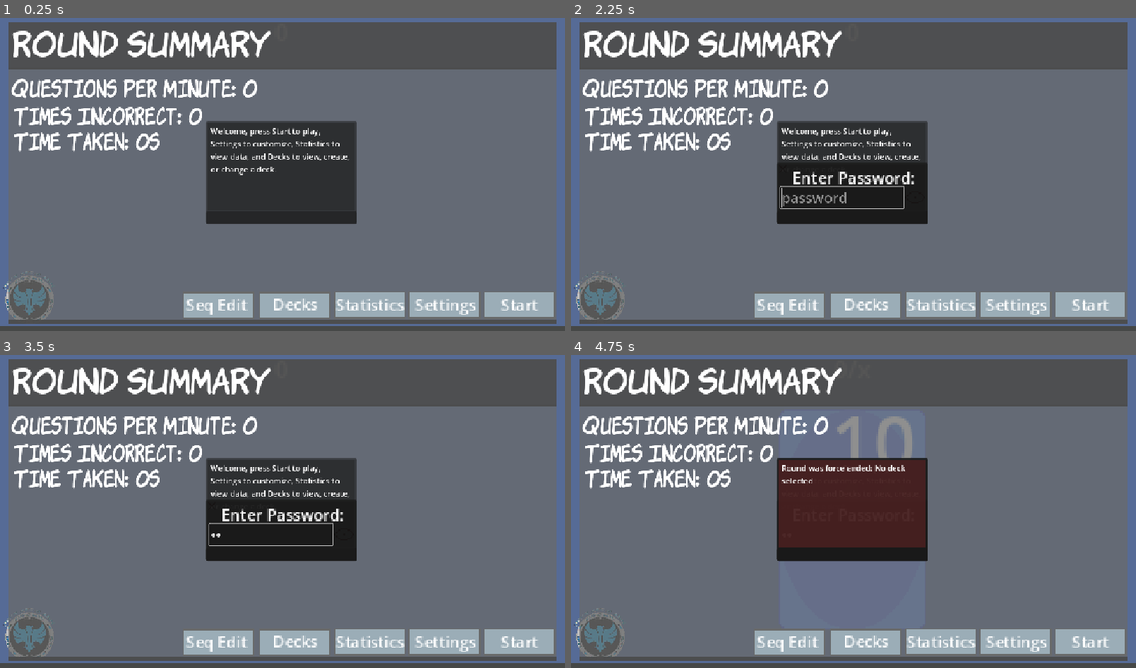
Above: before the commit, frames 1-4 (two rows, left to right).
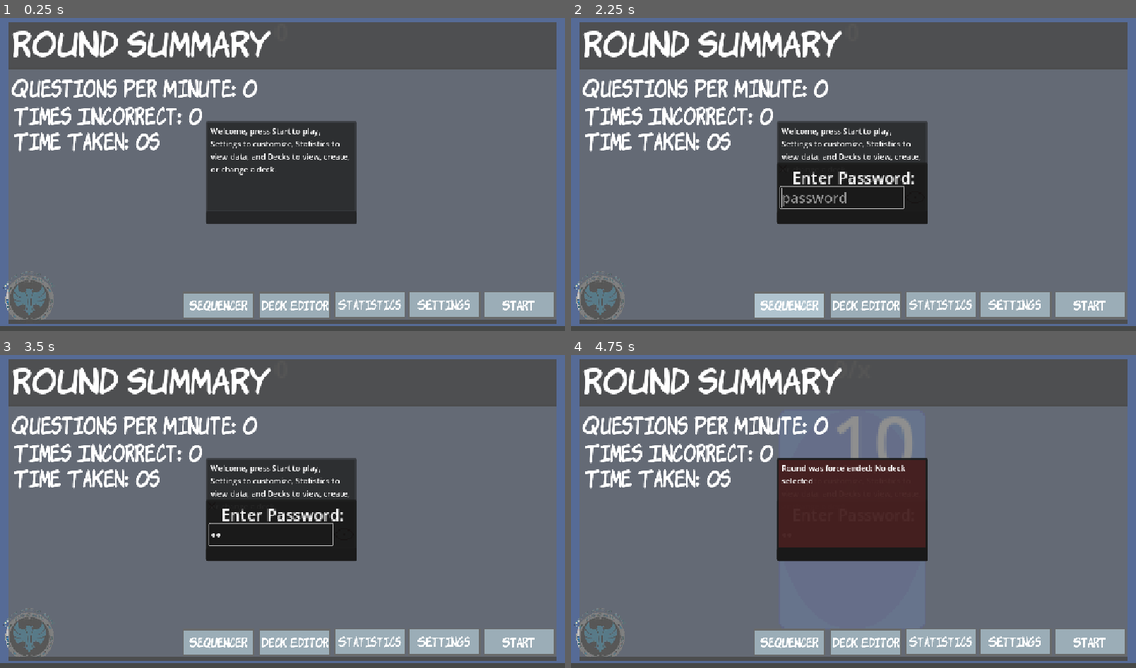
Above: after the commit, the same moments.

Repository: 255-Ping/Flashcards
Game: Godot game, scene res://Scenes/flash_card_control.tscn
The game is run twice, just before and just after one commit, with the same random seed, the same clock (stepped at 60 frames per second) and the same inputs.
Inputs (mouse positions are in pixels of both pictures, inside the frame that each line leads up to):
- Up to frame 1 (0.25 s): no input
- Up to frame 2 (2.25 s): click "Decks" (after the commit: "Deck Editor") at 0.5 s; click (842, 196) at 1.27 s; type "12" at 1.35 s; click "Seq Edit" (after the commit: "Sequencer") at 2 s
- Up to frame 3 (3.5 s): click (271, 533) at 2.77 s; type "12" at 2.85 s
- Up to frame 4 (4.75 s): click "Start" at 3.5 s; click "Start" at 4.25 s

The runs differ from the first frame. In frame 1, 1.0% of the frame differs, in the area x 32-96%, y 89-95%; in frame 2, 1.0%; in frame 3, 1.0%; in frame 4, 1.0%.

Commit message:
Updated button visuals

Diff:
--- a/Scenes/card.tscn
+++ b/Scenes/card.tscn
@@ -1,9 +1,11 @@
-[gd_scene load_steps=5 format=3 uid="uid://chabdb0glnxnc"]
+[gd_scene load_steps=7 format=3 uid="uid://chabdb0glnxnc"]
 
 [ext_resource type="Texture2D" uid="uid://bf5g00s7jx617" path="res://Textures/card.png" id="1_0qqmn"]
 [ext_resource type="Script" uid="uid://x45thbeas74m" path="res://Scripts/card.gd" id="1_wf8id"]
 [ext_resource type="Texture2D" uid="uid://dsuxck67simbi" path="res://Textures/bar.png" id="3_brehn"]
 [ext_resource type="Texture2D" uid="uid://c2qws3vie5tnn" path="res://Textures/x.png" id="4_eumee"]
+[ext_resource type="Texture2D" uid="uid://ckfyoxsggc05i" path="res://Textures/x_pressed.png" id="5_bnspj"]
+[ext_resource type="Texture2D" uid="uid://c6aa5fwy0i3nc" path="res://Textures/x_hover.png" id="6_xnv4g"]
 
 [node name="Card" type="Control"]
 custom_minimum_size = Vector2(56, 76)
@@ -100,5 +102,7 @@
 offset_right = 20.0
 offset_bottom = 18.0
 texture_normal = ExtResource("4_eumee")
+texture_pressed = ExtResource("5_bnspj")
+texture_hover = ExtResource("6_xnv4g")
 
 [connection signal="pressed" from="DeleteCard" to="." method="_on_delete_card_pressed"]
--- a/Scenes/deck.tscn
+++ b/Scenes/deck.tscn
@@ -1,9 +1,15 @@
-[gd_scene load_steps=5 format=3 uid="uid://btcww6voi61dv"]
+[gd_scene load_steps=11 format=3 uid="uid://btcww6voi61dv"]
 
 [ext_resource type="Script" uid="uid://bk3njdsomp3xo" path="res://Scripts/deck_ui.gd" id="1_ukesx"]
 [ext_resource type="Texture2D" uid="uid://dwss8wp8sp0cd" path="res://Textures/delete.png" id="2_io7pv"]
 [ext_resource type="Texture2D" uid="uid://dtkkmu5a67lm3" path="res://Textures/add.png" id="3_nlncs"]
+[ext_resource type="Texture2D" uid="uid://b3vpgo8qy7odw" path="res://Textures/delete_pressed.png" id="3_t5ebn"]
+[ext_resource type="Texture2D" uid="uid://btnjxoo5sjc4u" path="res://Textures/delete_hover.png" id="4_7vfvv"]
+[ext_resource type="Texture2D" uid="uid://dumv1jolgwdm4" path="res://Textures/add_pressed.png" id="4_vblgf"]
 [ext_resource type="Texture2D" uid="uid://uboxunhwhjg1" path="res://Textures/select.png" id="4_xvpt4"]
+[ext_resource type="Texture2D" uid="uid://cfdrrla2f0w8w" path="res://Textures/add_hover.png" id="5_wmqag"]
+[ext_resource type="Texture2D" uid="uid://cdy0sxx3cq4yc" path="res://Textures/select_pressed.png" id="9_32gwk"]
+[ext_resource type="Texture2D" uid="uid://y37g71f1p6yp" path="res://Textures/select_hover.png" id="10_rsypw"]
 
 [node name="Deck" type="Control"]
 custom_minimum_size = Vector2(1000, 100)
@@ -52,6 +58,8 @@
 offset_right = 1039.0
 offset_bottom = 97.0
 texture_normal = ExtResource("2_io7pv")
+texture_pressed = ExtResource("3_t5ebn")
+texture_hover = ExtResource("4_7vfvv")
 
 [node name="AddButton" type="TextureButton" parent="Panel"]
 layout_mode = 0
@@ -60,6 +68,8 @@
 offset_right = 914.0
 offset_bottom = 97.0
 texture_normal = ExtResource("3_nlncs")
+texture_pressed = ExtResource("4_vblgf")
+texture_hover = ExtResource("5_wmqag")
 
 [node name="AddLine" type="LineEdit" parent="Panel"]
 layout_mode = 0
@@ -77,6 +87,8 @@
 offset_right = 848.0
 offset_bottom = 97.0
 texture_normal = ExtResource("4_xvpt4")
+texture_pressed = ExtResource("9_32gwk")
+texture_hover = ExtResource("10_rsypw")
 
 [node name="DeckName" type="LineEdit" parent="Panel"]
 layout_mode = 0
--- a/Scenes/flash_card_control.tscn
+++ b/Scenes/flash_card_control.tscn
@@ -15,6 +15,8 @@
 [ext_resource type="Theme" uid="uid://76wxr7e03ud3" path="res://Themes/general_theme.tres" id="11_mpp0x"]
 [ext_resource type="PackedScene" uid="uid://dsvw5fdkdqmr8" path="res://Scenes/line_graph.tscn" id="12_evyry"]
 [ext_resource type="Texture2D" uid="uid://ddfyoivtl6w2v" path="res://Textures/eye.png" id="12_fiqhk"]
+[ext_resource type="Texture2D" uid="uid://dmg8goruip023" path="res://Textures/button_pressed.png" id="13_nnl2m"]
+[ext_resource type="Texture2D" uid="uid://b7dgn4n3o4o5d" path="res://Textures/button_hover.png" id="14_cv30d"]
 [ext_resource type="AudioStream" uid="uid://bs1k60tqnmy40" path="res://Sounds/ding-sound-effect_2.mp3" id="16_svhce"]
 
 [node name="FlashCardControl" type="Control"]
@@ -251,14 +253,18 @@
 offset_right = 1134.0
 offset_bottom = 625.0
 texture_normal = ExtResource("6_k8tfb")
+texture_pressed = ExtResource("13_nnl2m")
+texture_hover = ExtResource("14_cv30d")
 
 [node name="StartButtonLabel" type="Label" parent="RestartRound/StartButton"]
 layout_mode = 0
-offset_left = 37.0
-offset_top = 6.0
-offset_right = 94.0
-offset_bottom = 29.0
-scale = Vector2(2, 2)
+offset_left = 39.999996
+offset_top = 11.0
+offset_right = 358.0
+offset_bottom = 190.0
+scale = Vector2(0.4, 0.4)
+theme = ExtResource("11_mpp0x")
+theme_override_font_sizes/font_size = 64
 text = "Start"
 
 [node name="SettingsButton" type="TextureButton" parent="RestartRound"]
@@ -267,15 +273,20 @@
 offset_top = 565.0
 offset_right = 981.0
 offset_bottom = 625.0
+theme = ExtResource("11_mpp0x")
 texture_normal = ExtResource("6_k8tfb")
+texture_pressed = ExtResource("13_nnl2m")
+texture_hover = ExtResource("14_cv30d")
 
 [node name="SettingsButtonLabel" type="Label" parent="RestartRound/SettingsButton"]
 layout_mode = 0
-offset_left = 15.0
-offset_top = 6.0
-offset_right = 77.0
-offset_bottom = 29.0
-scale = Vector2(2, 2)
+offset_left = 20.999998
+offset_top = 10.0
+offset_right = 339.0
+offset_bottom = 189.0
+scale = Vector2(0.4, 0.4)
+theme = ExtResource("11_mpp0x")
+theme_override_font_sizes/font_size = 64
 text = "Settings"
 
 [node name="StatisticsButton" type="TextureButton" parent="RestartRound"]
@@ -285,14 +296,18 @@
 offset_right = 829.0
 offset_bottom = 625.0
 texture_normal = ExtResource("6_k8tfb")
+texture_pressed = ExtResource("13_nnl2m")
+texture_hover = ExtResource("14_cv30d")
 
 [node name="StatisticsButtonLabel" type="Label" parent="RestartRound/StatisticsButton"]
 layout_mode = 0
-offset_left = 5.0
-offset_top = 6.0
-offset_right = 75.0
-offset_bottom = 55.0
-scale = Vector2(2, 2)
+offset_left = 10.999998
+offset_top = 10.0
+offset_right = 329.0
+offset_bottom = 189.0
+scale = Vector2(0.4, 0.4)
+theme = ExtResource("11_mpp0x")
+theme_override_font_sizes/font_size = 64
 text = "Statistics
 "
 
@@ -303,15 +318,19 @@
 offset_right = 676.0
 offset_bottom = 626.0
 texture_normal = ExtResource("6_k8tfb")
-
-[node name="DecksLabel" type="Label" parent="RestartRound/DecksButton"]
-layout_mode = 0
-offset_left = 30.0
-offset_top = 4.0
-offset_right = 100.0
-offset_bottom = 53.0
-scale = Vector2(2, 2)
-text = "Decks"
+texture_pressed = ExtResource("13_nnl2m")
+texture_hover = ExtResource("14_cv30d")
+
+[node name="DeckEditorButtonLabel" type="Label" parent="RestartRound/DecksButton"]
+layout_mode = 0
+offset_left = 6.9999986
+offset_top = 11.0
+offset_right = 361.0
+offset_bottom = 190.0
+scale = Vector2(0.385, 0.385)
+theme = ExtResource("11_mpp0x")
+theme_override_font_sizes/font_size = 64
+text = "Deck Editor"
 
 [node name="SequenceButton" type="TextureButton" parent="RestartRound"]
 layout_mode = 0
@@ -320,15 +339,19 @@
 offset_right = 520.0
 offset_bottom = 626.0
 texture_normal = ExtResource("6_k8tfb")
-
-[node name="DecksLabel" type="Label" parent="RestartRound/SequenceButton"]
-layout_mode = 0
-offset_left = 9.0
-offset_top = 5.0
-offset_right = 84.0
-offset_bottom = 54.0
-scale = Vector2(2, 2)
-text = "Seq Edit"
+texture_pressed = ExtResource("13_nnl2m")
+texture_hover = ExtResource("14_cv30d")
+
+[node name="SeqButtonLabel" type="Label" parent="RestartRound/SequenceButton"]
+layout_mode = 0
+offset_left = 15.999998
+offset_top = 10.0
+offset_right = 334.0
+offset_bottom = 189.0
+scale = Vector2(0.4, 0.4)
+theme = ExtResource("11_mpp0x")
+theme_override_font_sizes/font_size = 64
+text = "Sequencer"
 
 [node name="Settings" type="Control" parent="."]
 visible = false
@@ -358,15 +381,19 @@
 offset_right = 172.0
 offset_bottom = 622.0
 texture_normal = ExtResource("6_k8tfb")
+texture_pressed = ExtResource("13_nnl2m")
+texture_hover = ExtResource("14_cv30d")
 
 [node name="GoBackButtonLabel" type="Label" parent="Settings/GoBackButton"]
 layout_mode = 0
-offset_left = 13.0
-offset_top = 7.0
-offset_right = 76.0
-offset_bottom = 30.0
-scale = Vector2(2, 2)
-text = "Go Back"
+offset_left = 26.999998
+offset_top = 10.0
+offset_right = 345.0
+offset_bottom = 189.0
+scale = Vector2(0.4, 0.4)
+theme = ExtResource("11_mpp0x")
+theme_override_font_sizes/font_size = 64
+text = "Go back"
 
 [node name="Operator" type="OptionButton" parent="Settings"]
 layout_mode = 0
@@ -799,15 +826,19 @@
 offset_right = 172.0
 offset_bottom = 622.0
 texture_normal = ExtResource("6_k8tfb")
+texture_pressed = ExtResource("13_nnl2m")
+texture_hover = ExtResource("14_cv30d")
 
 [node name="GoBackButtonLabel" type="Label" parent="DeckEditor/GoBackButton"]
 layout_mode = 0
-offset_left = 13.0
-offset_top = 7.0
-offset_right = 76.0
-offset_bottom = 30.0
-scale = Vector2(2, 2)
-text = "Go Back"
+offset_left = 26.999998
+offset_top = 10.0
+offset_right = 345.0
+offset_bottom = 189.0
+scale = Vector2(0.4, 0.4)
+theme = ExtResource("11_mpp0x")
+theme_override_font_sizes/font_size = 64
+text = "Go back"
 
 [node name="ImportDialog" type="FileDialog" parent="DeckEditor"]
 oversampling_override = 1.0
@@ -827,15 +858,19 @@
 offset_right = 1127.0
 offset_bottom = 621.0
 texture_normal = ExtResource("6_k8tfb")
-
-[node name="ImportLabel" type="Label" parent="DeckEditor/ImportButton"]
-layout_mode = 0
-offset_left = 13.0
-offset_top = 7.0
-offset_right = 76.0
-offset_bottom = 30.0
-scale = Vector2(2, 2)
-text = " Import"
+texture_pressed = ExtResource("13_nnl2m")
+texture_hover = ExtResource("14_cv30d")
+
+[node name="ImportButtonLabel" type="Label" parent="DeckEditor/ImportButton"]
+layout_mode = 0
+offset_left = 34.999996
+offset_top = 10.0
+offset_right = 353.0
+offset_bottom = 189.0
+scale = Vector2(0.4, 0.4)
+theme = ExtResource("11_mpp0x")
+theme_override_font_sizes/font_size = 64
+text = "Import"
 
 [node name="SequenceEditor" type="Control" parent="."]
 visible = false
Not shown: 1 places in Scenes/flash_card_control.tscn that only renumber resources
Binary file added: Textures/add_hover.png
Not shown, added: Textures/add_hover.png.import
Binary file added: Textures/add_pressed.png
Not shown, added: Textures/add_pressed.png.import
Binary file added: Textures/button_hover.png
Not shown, added: Textures/button_hover.png.import
Binary file added: Textures/button_pressed.png
Not shown, added: Textures/button_pressed.png.import
Binary file added: Textures/delete_hover.png
Not shown, added: Textures/delete_hover.png.import
Binary file added: Textures/delete_pressed.png
(and 9 more such lines)
